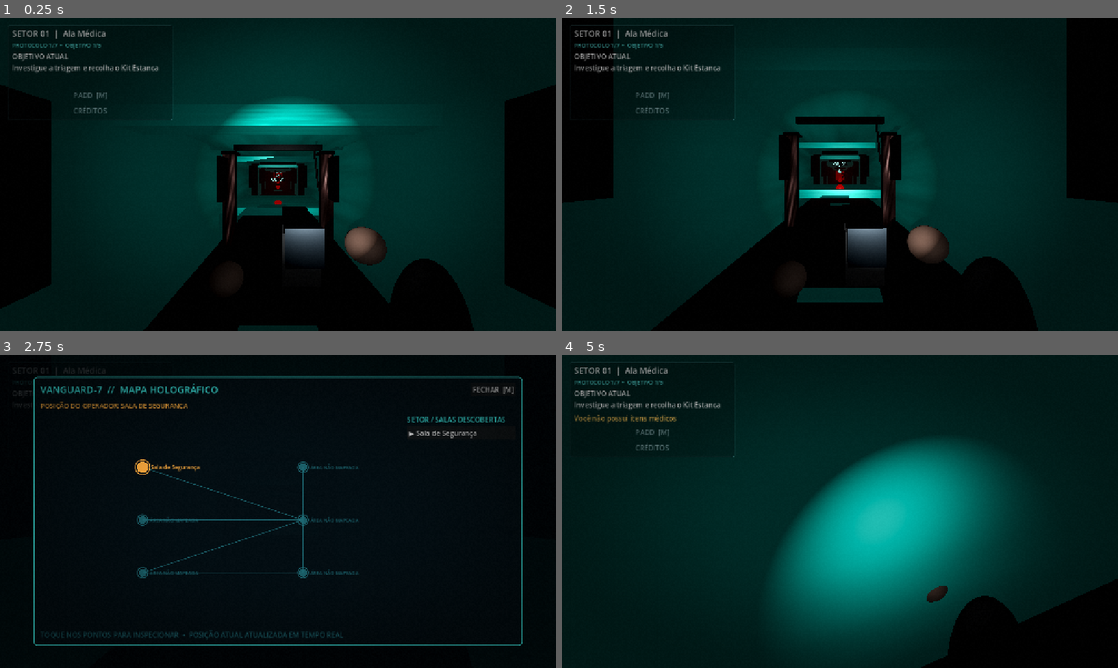
Above: before the commit, frames 1-4 (two rows, left to right).
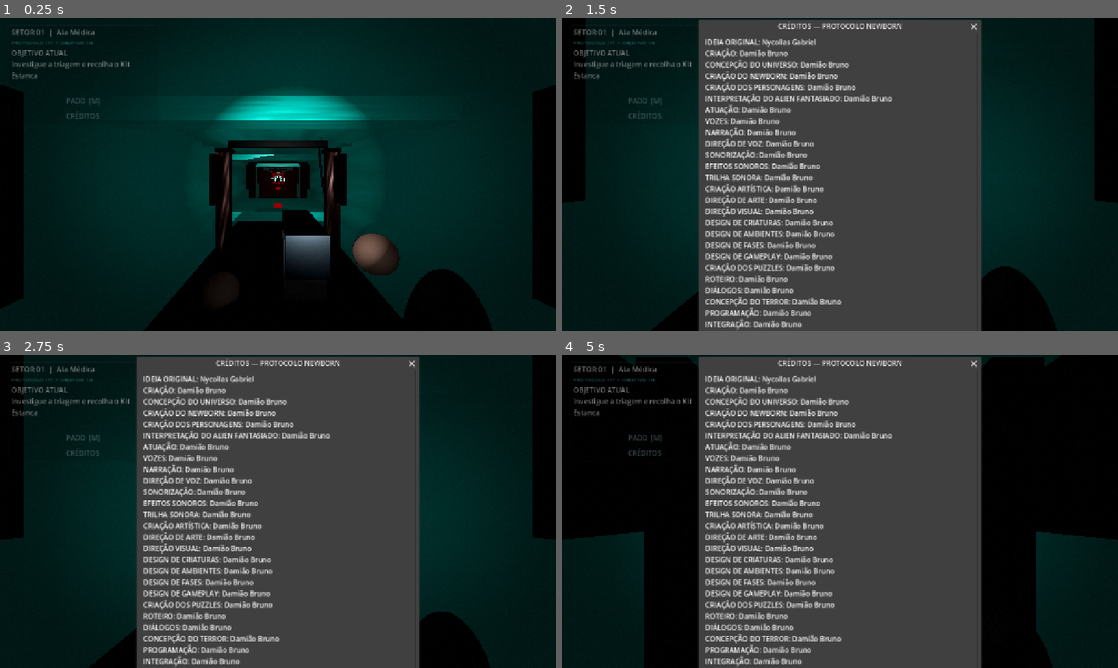
Above: after the commit, the same moments.

Repository: Dracko8891/NEWBORN
Game: Godot game, scene res://scenes/main.tscn
Two runs of this game, one before a commit and one after it. Both use one fixed random seed, a clock stepped at 60 frames per second and the inputs below.
Inputs (mouse positions are in pixels of both pictures, inside the frame that each line leads up to):
- Up to frame 1 (0.25 s): no input
- Up to frame 2 (1.5 s): click "CRÉDITOS" at 0.5 s; click (840, 290) at 1.25 s, where only the run before the commit has a clickable "OK"
- Up to frame 3 (2.75 s): click "PADD [M]" at 2 s
- Up to frame 4 (5 s): click (1056, 389) at 2.75 s, where only the run before the commit has a clickable "FECHAR [M]"; tap Enter at 3.5 s; move the mouse to (867, 511) at 3.52 s; hold L (flashlight) 3.53-4.28 s; hold W (move_forward) from 3.53 s (still down); click (867, 511) at 3.67 s; tap B (use_battery) at 3.8, 4.35 s; move the mouse to (812, 511) at 4.27 s; tap H (use_medical) at 4.55 s

The runs differ from the first frame. In frame 1, 14% of the frame differs, in the area x 2-96%, y 2-100%; in frame 2, 55%; in frame 3, 63%; in frame 4, 74%, in the area x 0-100%, y 0-100%.

Commit message:
Add panic telemetry and reactive radial horror effects

Diff:
--- a/scripts/campaign_hud.gd
+++ b/scripts/campaign_hud.gd
@@ -29,46 +29,47 @@
 	panel.position = Vector2(18, 16)
 	panel.custom_minimum_size = Vector2(310, 0)
 	panel.size = Vector2(310, 112)
+	panel.modulate = Color(1, 1, 1, 0.78)
 	var glass := StyleBoxFlat.new()
-	glass.bg_color = Color(0.012, 0.022, 0.028, 0.22)
-	glass.border_color = Color(0.35, 0.62, 0.65, 0.18)
+	glass.bg_color = Color(0.012, 0.022, 0.028, 0.10)
+	glass.border_color = Color(0.35, 0.62, 0.65, 0.10)
 	glass.set_border_width_all(1)
 	glass.set_corner_radius_all(3)
-	glass.content_margin_left = 10
-	glass.content_margin_right = 10
-	glass.content_margin_top = 6
-	glass.content_margin_bottom = 6
+	glass.content_margin_left = 8
+	glass.content_margin_right = 8
+	glass.content_margin_top = 4
+	glass.content_margin_bottom = 4
 	panel.add_theme_stylebox_override("panel", glass)
 	add_child(panel)
 	var column := VBoxContainer.new()
-	column.add_theme_constant_override("separation", 5)
+	column.add_theme_constant_override("separation", 4)
 	panel.add_child(column)
 	chapter_label = Label.new()
-	chapter_label.add_theme_font_size_override("font_size", 19)
+	chapter_label.add_theme_font_size_override("font_size", 17)
 	chapter_label.text = "PROTOCOLO NEWBORN"
 	column.add_child(chapter_label)
 	progress_label = Label.new()
-	progress_label.add_theme_font_size_override("font_size", 13)
-	progress_label.modulate = Color(0.35, 0.9, 0.88)
+	progress_label.add_theme_font_size_override("font_size", 12)
+	progress_label.modulate = Color(0.35, 0.9, 0.88, 0.8)
 	column.add_child(progress_label)
 	objective_label = Label.new()
 	objective_label.autowrap_mode = TextServer.AUTOWRAP_WORD_SMART
-	objective_label.custom_minimum_size = Vector2(360, 52)
+	objective_label.custom_minimum_size = Vector2(330, 46)
 	column.add_child(objective_label)
 	message_label = Label.new()
 	message_label.autowrap_mode = TextServer.AUTOWRAP_WORD_SMART
-	message_label.modulate = Color(1.0, 0.78, 0.35)
+	message_label.modulate = Color(1.0, 0.78, 0.35, 0.85)
 	column.add_child(message_label)
 	var map_button := Button.new()
 	map_button.text = "PADD  [M]"
 	map_button.flat = true
-	map_button.modulate = Color(0.68, 0.82, 0.84, 0.72)
+	map_button.modulate = Color(0.68, 0.82, 0.84, 0.68)
 	map_button.pressed.connect(_toggle_map)
 	column.add_child(map_button)
 	var credits_button := Button.new()
 	credits_button.text = "CRÉDITOS"
 	credits_button.flat = true
-	credits_button.modulate = Color(0.68, 0.82, 0.84, 0.72)
+	credits_button.modulate = Color(0.68, 0.82, 0.84, 0.68)
 	credits_button.pressed.connect(_show_credits)
 	column.add_child(credits_button)
 
@@ -120,9 +121,41 @@
 		holographic_map.toggle_map()
 
 func _show_credits() -> void:
+	var credits := [
+		"IDEIA ORIGINAL: Nycollas Gabriel",
+		"CRIAÇÃO: Damião Bruno",
+		"CONCEPÇÃO DO UNIVERSO: Damião Bruno",
+		"CRIAÇÃO DO NEWBORN: Damião Bruno",
+		"CRIAÇÃO DOS PERSONAGENS: Damião Bruno",
+		"INTERPRETAÇÃO DO ALIEN FANTASIADO: Damião Bruno",
+		"ATUAÇÃO: Damião Bruno",
+		"VOZES: Damião Bruno",
+		"NARRAÇÃO: Damião Bruno",
+		"DIREÇÃO DE VOZ: Damião Bruno",
+		"SONORIZAÇÃO: Damião Bruno",
+	"EFEITOS SONOROS: Damião Bruno",
+		"TRILHA SONORA: Damião Bruno",
+		"CRIAÇÃO ARTÍSTICA: Damião Bruno",
+		"DIREÇÃO DE ARTE: Damião Bruno",
+		"DIREÇÃO VISUAL: Damião Bruno",
+		"DESIGN DE CRIATURAS: Damião Bruno",
+		"DESIGN DE AMBIENTES: Damião Bruno",
+		"DESIGN DE FASES: Damião Bruno",
+		"DESIGN DE GAMEPLAY: Damião Bruno",
+		"CRIAÇÃO DOS PUZZLES: Damião Bruno",
+		"ROTEIRO: Damião Bruno",
+		"DIÁLOGOS: Damião Bruno",
+		"CONCEPÇÃO DO TERROR: Damião Bruno",
+		"PROGRAMAÇÃO: Damião Bruno",
+		"INTEGRAÇÃO: Damião Bruno",
+		"PRODUÇÃO: Damião Bruno",
+		"IDEALIZAÇÃO E DIREÇÃO DO PROJETO: Damião Bruno",
+		"",
+		"RECURSOS DE TERCEIROS: manter os créditos e licenças dos respectivos autores."
+	]
 	var dialog := AcceptDialog.new()
 	dialog.title = "CRÉDITOS — PROTOCOLO NEWBORN"
-	dialog.dialog_text = "IDEIA ORIGINAL: Nycollas Gabriel\n\nCRIAÇÃO: Damião Bruno\nDIREÇÃO CRIATIVA: Damião Bruno\nROTEIRO: Damião Bruno\nNARRAÇÃO: Damião Bruno\nVOZES: Damião Bruno\nATUAÇÃO: Damião Bruno\nPERSONAGENS: Damião Bruno\nCONCEPÇÃO DO NEWBORN: Damião Bruno\nDIREÇÃO DE ARTE: Damião Bruno\nDIREÇÃO VISUAL: Damião Bruno\nDESIGN DE AMBIENTES: Damião Bruno\nDESIGN DE FASES: Damião Bruno\nDESIGN DE GAMEPLAY: Damião Bruno\nDESIGN DE PUZZLES: Damião Bruno\nPROGRAMAÇÃO E INTEGRAÇÃO: Damião Bruno\nPRODUÇÃO: Damião Bruno\n\nRECURSOS DE TERCEIROS: conforme créditos e licenças dos respectivos autores."
-	dialog.min_size = Vector2i(560, 560)
+	dialog.dialog_text = "\n".join(credits)
+	dialog.min_size = Vector2i(560, 680)
 	add_child(dialog)
 	dialog.popup_centered()
--- a/scripts/mobile_touch_controls.gd
+++ b/scripts/mobile_touch_controls.gd
@@ -21,6 +21,7 @@
 	set_anchors_and_offsets_preset(Control.PRESET_FULL_RECT)
 	mouse_filter = Control.MOUSE_FILTER_IGNORE
 	visible = OS.has_feature("mobile")
+	modulate.a = 0.58
 	z_index = 100
 	_rebuild_button_rects()
 	_build_sensitivity_ui()
@@ -48,6 +49,7 @@
 	settings_panel = PanelContainer.new()
 	settings_panel.name = "ControlTuning"
 	settings_panel.mouse_filter = Control.MOUSE_FILTER_STOP
+	settings_panel.modulate.a = 0.62
 	add_child(settings_panel)
 	var column := VBoxContainer.new()
 	column.add_theme_constant_override("separation", 2)
@@ -192,18 +194,17 @@
 func _draw() -> void:
 	if not visible:
 		return
-	modulate.a = 0.68
 	var s := get_viewport_rect().size
 	var radius := minf(s.x, s.y) * 0.14
 	var origin := joystick_origin if joystick_finger != -1 else Vector2(radius * 1.45, s.y - radius * 1.45)
-	draw_circle(origin, radius, Color(0.1, 0.42, 0.48, 0.075))
-	draw_arc(origin, radius, 0.0, TAU, 40, Color(0.42, 0.72, 0.74, 0.20), 1.3)
-	draw_circle(origin + joystick_vector * radius, radius * 0.34, Color(0.48, 0.78, 0.78, 0.22))
+	draw_circle(origin, radius, Color(0.1, 0.42, 0.48, 0.045))
+	draw_arc(origin, radius, 0.0, TAU, 40, Color(0.42, 0.72, 0.74, 0.13), 1.2)
+	draw_circle(origin + joystick_vector * radius, radius * 0.34, Color(0.48, 0.78, 0.78, 0.13))
 	var labels := {"interact":"F", "crouch":"C", "sprint":"RUN", "flashlight":"L", "medical":"MED", "battery":"BAT"}
 	for action in button_rects:
 		var rect: Rect2 = button_rects[action]
 		var scale := float(button_scales.get(action, 1.0))
 		var button_radius := rect.size.x * 0.48 * scale
-		draw_circle(rect.get_center(), button_radius, Color(0.025, 0.045, 0.052, 0.24))
-		draw_arc(rect.get_center(), button_radius, 0.0, TAU, 32, Color(0.48, 0.72, 0.74, 0.38), 1.4)
-		draw_string(ThemeDB.fallback_font, rect.position + Vector2(8, rect.size.y * 0.58), labels[action], HORIZONTAL_ALIGNMENT_CENTER, rect.size.x - 16, 14, Color(0.78, 0.88, 0.88, 0.76))
+		draw_circle(rect.get_center(), button_radius, Color(0.025, 0.045, 0.052, 0.12))
+		draw_arc(rect.get_center(), button_radius, 0.0, TAU, 32, Color(0.48, 0.72, 0.74, 0.24), 1.2)
+		draw_string(ThemeDB.fallback_font, rect.position + Vector2(8, rect.size.y * 0.58), labels[action], HORIZONTAL_ALIGNMENT_CENTER, rect.size.x - 16, 14, Color(0.78, 0.88, 0.88, 0.58))
--- a/scripts/player_controller.gd
+++ b/scripts/player_controller.gd
@@ -229,10 +229,14 @@
 	look_enabled = true
 	GameState.save_game()
 
+func _log_resource_usage(resource_name: String) -> void:
+	get_tree().call_group("panic_event_recorder", "record_resource", resource_name, GameState.inventory.size())
+
 func use_medical_resource() -> void:
 	for item_id in ["kit_estanca", "hemostatic_kit", "bandage", "curativo", "kit_medico", "first_aid_kit", "medkit", "hypo_spray", "hipospray"]:
 		if GameState.has_item(item_id):
 			GameState.use_item(item_id, self)
+			_log_resource_usage("MEDICAL:" + item_id)
 			return
 	GameState.notification_requested.emit("Você não possui itens médicos")
 
@@ -240,6 +244,7 @@
 	for item_id in ["bateria", "battery", "energy_cell", "celula_energia"]:
 		if GameState.has_item(item_id):
 			GameState.use_item(item_id, self)
+			_log_resource_usage("BATTERY:" + item_id)
 			return
 	GameState.notification_requested.emit("Você não possui baterias")
 
--- a/systems/horror_atmosphere.gd
+++ b/systems/horror_atmosphere.gd
@@ -1,8 +1,10 @@
 extends Node3D
-## Lightweight cinematic layer: one screen shader, low-count CPU dust and a tiny first-person viewmodel.
+## Cinematic horror layer: compatibility-safe post-process, first-person viewmodel and panic telemetry.
 
 const DUST_COUNT := 36
-const BASE_FOV := 70.0
+const BASE_FOV := 64.0
+const HUNT_FOV := 54.0
+const TELEMETRY_INTERVAL := 1.0
 
 var _player: Node3D
 var _camera: Camera3D
@@ -12,10 +14,12 @@
 var _shader_material: ShaderMaterial
 var _viewmodel: Node3D
 var _time := 0.0
-var _fov_offset := 0.0
 var _heartbeat := 0.0
 var _enemy: Node3D
 var _photosensitive := false
+var _panic_recorder: Node
+var _telemetry_timer := 0.0
+var _last_enemy_state := -1
 
 func _ready() -> void:
 	_player = get_tree().get_first_node_in_group("player") as Node3D
@@ -25,12 +29,24 @@
 	_flashlight = _player.get_node_or_null("Head/Camera3D/Flashlight") as SpotLight3D
 	if _camera == null:
 		return
+	_camera.fov = BASE_FOV
 	var game_state := get_node_or_null("/root/GameState")
 	_photosensitive = bool(game_state.get("photosensitive_mode")) if game_state != null else false
 	_create_viewmodel()
 	_create_screen_overlay()
 	_create_dust()
+	_create_panic_recorder()
 	_enemy = get_tree().get_first_node_in_group("noise_listeners") as Node3D
+
+func _create_panic_recorder() -> void:
+	var recorder_script := load("res://systems/panic_event_recorder.gd") as Script
+	if recorder_script == null:
+		push_warning("PanicEventRecorder ausente; telemetria desativada.")
+		return
+	_panic_recorder = Node.new()
+	_panic_recorder.name = "DeveloperPanicEventRecorder"
+	_panic_recorder.set_script(recorder_script)
+	add_child(_panic_recorder)
 
 func _create_screen_overlay() -> void:
 	var layer := CanvasLayer.new()
@@ -38,7 +54,7 @@
 	layer.layer = 40
 	add_child(layer)
 	_overlay = ColorRect.new()
-	_overlay.name = "FilmAndVignette"
+	_overlay.name = "FilmVignetteRadialDollyZoom"
 	_overlay.mouse_filter = Control.MOUSE_FILTER_IGNORE
 	_overlay.set_anchors_and_offsets_preset(Control.PRESET_FULL_RECT)
 	_shader_material = ShaderMaterial.new()
@@ -53,6 +69,7 @@
 uniform float clock = 0.0;
 uniform float threat = 0.0;
 uniform float crt_scan = 0.0;
+uniform float radial_blur = 0.0;
 float hash21(vec2 p) {
 	p = fract(p * vec2(123.34, 456.21));
 	p += dot(p, p + 45.32);
@@ -63,16 +80,23 @@
 	vec2 centered = uv - vec2(0.5);
 	float edge = smoothstep(0.22, 0.78, length(centered) * 1.38);
 	vec2 direction = normalize(centered + vec2(0.0001));
-	float shift = chromatic * edge * 0.0025;
+	vec2 radial_step = -centered * radial_blur * 0.075;
+	vec3 scene = vec3(0.0);
+	for (int i = 0; i < 5; i++) {
+		float t = float(i) / 4.0;
+		scene += texture(screen_texture, uv + radial_step * t).rgb;
+	}
+	scene /= 5.0;
+	float shift = chromatic * edge * 0.0035;
 	vec3 col;
 	col.r = texture(screen_texture, uv + direction * shift).r;
-	col.g = texture(screen_texture, uv).g;
+	col.g = scene.g;
 	col.b = texture(screen_texture, uv - direction * shift).b;
 	float noise = hash21(floor(uv * vec2(1280.0, 720.0) + clock * 37.0));
 	float grain = (noise - 0.5) * grain_strength;
 	float scan = sin(uv.y * 920.0 + clock * 2.0) * crt_scan * 0.025;
 	float interference = step(0.997, hash21(vec2(floor(clock * 3.0), floor(uv.y * 12.0)))) * threat * 0.035;
-	float vignette = 1.0 - edge * (vignette_strength + pulse * 0.12);
+	float vignette = 1.0 - edge * (vignette_strength + pulse * 0.16);
 	col = col * vignette + grain + scan + interference;
 	COLOR = vec4(col, 1.0);
 }
@@ -95,6 +119,7 @@
 	_add_sphere(_viewmodel, "LeftHand", Vector3(-0.18, -0.36, -0.77), Vector3(0.12, 0.10, 0.16), skin)
 	_add_box(_viewmodel, "KineticFlashlightBody", Vector3(0.08, -0.23, -0.92), Vector3(0.12, 0.12, 0.48), metal)
 	_add_box(_viewmodel, "FlashlightGrip", Vector3(0.08, -0.29, -0.82), Vector3(0.13, 0.18, 0.14), sleeve)
+	_add_box(_viewmodel, "TricorderBody", Vector3(-0.22, -0.48, -0.72), Vector3(0.18, 0.22, 0.045), metal)
 
 func _create_dust() -> void:
 	_dust = GPUParticles3D.new()
@@ -131,31 +156,50 @@
 	if is_instance_valid(_dust) and _dust.is_inside_tree() and _camera.is_inside_tree():
 		_dust.global_position = _camera.global_position + -_camera.global_basis.z * 3.0
 		_dust.emitting = _flashlight != null and _flashlight.visible
+
 	var enemy_distance := 100.0
-	var hunting := false
+	var enemy_state := -1
+	var observing_or_hunting := false
 	if is_instance_valid(_enemy) and _enemy.is_inside_tree() and _player.is_inside_tree():
 		enemy_distance = _player.global_position.distance_to(_enemy.global_position)
 		var state_value: Variant = _enemy.get("state")
-		hunting = state_value != null and int(state_value) in [2, 3, 5]
-	var fear := clampf(1.0 - enemy_distance / 12.0, 0.0, 1.0)
-	var target_fov := lerpf(BASE_FOV, 56.0, fear) if hunting else lerpf(BASE_FOV, 64.0, fear * 0.45)
-	_fov_offset = move_toward(_fov_offset, target_fov - BASE_FOV, delta * (2.0 if hunting else 3.2))
-	_camera.fov = BASE_FOV + _fov_offset
-	var heartbeat_rate := 1.0 + fear * 1.8
-	_heartbeat = (sin(_time * TAU * heartbeat_rate) * 0.5 + 0.5) * fear
+		if state_value != null:
+			enemy_state = int(state_value)
+			observing_or_hunting = enemy_state in [0, 3, 5]
+	var proximity_fear := clampf(1.0 - enemy_distance / 14.0, 0.0, 1.0)
+	var game_state := get_node_or_null("/root/GameState")
+	var health_level := int(game_state.get("health_state")) if game_state != null else 0
+	var injury_factor := clampf(float(health_level) / 2.0, 0.0, 1.0)
+	var panic := clampf(proximity_fear * 0.78 + injury_factor * 0.22, 0.0, 1.0)
+	var fear := maxf(proximity_fear, injury_factor * 0.72)
+	var target_fov := lerpf(BASE_FOV, HUNT_FOV, fear) if observing_or_hunting or enemy_distance < 8.0 else BASE_FOV
+	_camera.fov = move_toward(_camera.fov, target_fov, delta * (7.0 if observing_or_hunting else 4.0))
+
+	var bpm_estimate := int(round(72.0 + panic * 72.0 + injury_factor * 14.0))
+	var heartbeat_rate := float(bpm_estimate) / 60.0
+	_heartbeat = (sin(_time * TAU * heartbeat_rate) * 0.5 + 0.5) * panic
 	var camera_bob := sin(_time * 1.7) * 0.008
 	if is_instance_valid(_viewmodel):
-		_viewmodel.position.y = camera_bob
-		_viewmodel.rotation.z = sin(_time * 1.1) * 0.012 + fear * sin(_time * 8.0) * 0.018
-		_viewmodel.rotation.x = fear * sin(_time * 11.0) * 0.012
+		_viewmodel.position.y = camera_bob - panic * 0.012
+		_viewmodel.rotation.z = sin(_time * 1.1) * 0.012 + panic * sin(_time * 8.0) * 0.024
+		_viewmodel.rotation.x = panic * sin(_time * 11.0) * 0.016
 	if _shader_material != null:
 		_shader_material.set_shader_parameter("clock", _time)
-		_shader_material.set_shader_parameter("pulse", 0.0 if _photosensitive else _heartbeat)
-		_shader_material.set_shader_parameter("chromatic", 0.0 if _photosensitive else fear * (1.0 if hunting else 0.35))
+		_shader_material.set_shader_parameter("pulse", 0.0 if _photosensitive else panic)
+		_shader_material.set_shader_parameter("chromatic", 0.0 if _photosensitive else panic * (1.1 if observing_or_hunting else 0.4))
 		_shader_material.set_shader_parameter("grain_strength", 0.009 if _photosensitive else 0.018)
-		_shader_material.set_shader_parameter("vignette_strength", 0.28 if _photosensitive else 0.42)
-		_shader_material.set_shader_parameter("threat", 0.0 if _photosensitive else fear)
-		_shader_material.set_shader_parameter("crt_scan", 0.0 if _photosensitive else (1.0 if enemy_distance < 8.0 or hunting else 0.0))
+		_shader_material.set_shader_parameter("vignette_strength", 0.30 if _photosensitive else 0.42 + injury_factor * 0.18)
+		_shader_material.set_shader_parameter("threat", 0.0 if _photosensitive else proximity_fear)
+		_shader_material.set_shader_parameter("crt_scan", 0.0 if _photosensitive else (1.0 if enemy_distance < 8.0 or observing_or_hunting else 0.0))
+		_shader_material.set_shader_parameter("radial_blur", 0.0 if _photosensitive else panic * (0.85 if observing_or_hunting else 0.48) + injury_factor * 0.45)
+
+	_telemetry_timer += delta
+	if _panic_recorder != null and _telemetry_timer >= TELEMETRY_INTERVAL:
+		_telemetry_timer = 0.0
+		_panic_recorder.call("record_sample", panic, bpm_estimate, enemy_distance, enemy_state, health_level)
+	if enemy_state != _last_enemy_state and _last_enemy_state != -1 and _panic_recorder != null:
+		_panic_recorder.call("record_event", "AI_STATE", "state_%d_to_%d" % [_last_enemy_state, enemy_state], panic, bpm_estimate, enemy_distance, enemy_state, health_level)
+	_last_enemy_state = enemy_state
 
 func _material(color: Color, roughness: float, metallic: float = 0.0) -> StandardMaterial3D:
 	var material := StandardMaterial3D.new()
@@ -163,7 +207,6 @@
 	material.roughness = roughness
 	material.metallic = metallic
 	return material
-
 
 func _add_capsule(parent: Node3D, label: String, position: Vector3, scale_value: Vector3, material: Material) -> MeshInstance3D:
 	var node := MeshInstance3D.new()
@@ -178,7 +221,6 @@
 	parent.add_child(node)
 	return node
 
-
 func _add_sphere(parent: Node3D, label: String, position: Vector3, scale_value: Vector3, material: Material) -> MeshInstance3D:
 	var node := MeshInstance3D.new()
 	node.name = label
@@ -192,7 +234,6 @@
 	parent.add_child(node)
 	return node
 
-
 func _add_box(parent: Node3D, label: String, position: Vector3, size: Vector3, material: Material) -> MeshInstance3D:
 	var node := MeshInstance3D.new()
 	node.name = label
--- /dev/null
+++ b/systems/panic_event_recorder.gd
@@ -0,0 +1,82 @@
+extends Node
+## Developer telemetry: sampled panic context and discrete gameplay/resource events.
+## Heart rate is a gameplay estimate, not a physiological measurement.
+
+const LOG_PATH := "user://panic_events.csv"
+var _player: Node3D
+var _last_panic_bucket := -1
+var _last_resource_snapshot := ""
+
+func _ready() -> void:
+	add_to_group("panic_event_recorder")
+	_player = get_tree().get_first_node_in_group("player") as Node3D
+	if not FileAccess.file_exists(LOG_PATH):
+		var initial := FileAccess.open(LOG_PATH, FileAccess.WRITE)
+		if initial != null:
+			initial.store_line("timestamp,chapter,event,panic,estimated_bpm,enemy_distance_m,enemy_state,health_state,flashlight_seconds,stamina,inventory_count,detail")
+			initial.close()
+	print("[PANIC] Telemetria iniciada. CSV: ", LOG_PATH)
+
+func record_sample(panic: float, bpm: int, enemy_distance: float, enemy_state: int, health: int) -> void:
+	if not is_instance_valid(_player):
+		_player = get_tree().get_first_node_in_group("player") as Node3D
+	var bucket := int(floor(clampf(panic, 0.0, 1.0) * 10.0))
+	if bucket != _last_panic_bucket:
+		_last_panic_bucket = bucket
+		record_event("PANIC_LEVEL", "bucket_%02d" % bucket, panic, bpm, enemy_distance, enemy_state, health)
+	else:
+		_write_row("SAMPLE", "", panic, bpm, enemy_distance, enemy_state, health)
+		print("[PANIC] %.0f%% | FC simulada %d BPM | Newborn %.1fm | IA %s | vida %d" % [panic * 100.0, bpm, enemy_distance, _state_name(enemy_state), health])
+
+func record_resource(resource_name: String, remaining_count: int = -1) -> void:
+	var panic := 0.0
+	var bpm := 72
+	var distance := 100.0
+	var state := -1
+	var health := 0
+	if is_instance_valid(_player):
+		var game_state := get_node_or_null("/root/GameState")
+		health = int(game_state.get("health_state")) if game_state != null else 0
+		distance = _enemy_distance()
+		state = _enemy_state()
+		panic = clampf(1.0 - distance / 14.0, 0.0, 1.0) * 0.78 + float(health) * 0.11
+		bpm = int(round(72.0 + panic * 72.0 + float(health) * 7.0))
+	record_event("RESOURCE_USED", resource_name + "|remaining=" + str(remaining_count), panic, bpm, distance, state, health)
+
+func record_event(event_name: String, detail: String, panic: float, bpm: int, enemy_distance: float, enemy_state: int, health: int) -> void:
+	_write_row(event_name, detail, panic, bpm, enemy_distance, enemy_state, health)
+	print_rich("[color=orange][PANIC EVENT][/color] %s | %s | panic %.0f%% | FC~%d BPM | Newborn %.1fm | %s" % [event_name, detail, panic * 100.0, bpm, enemy_distance, _state_name(enemy_state)])
+
+func _write_row(event_name: String, detail: String, panic: float, bpm: int, enemy_distance: float, enemy_state: int, health: int) -> void:
+	var file := FileAccess.open(LOG_PATH, FileAccess.READ_WRITE)
+	if file == null:
+		file = FileAccess.open(LOG_PATH, FileAccess.WRITE_READ)
+	if file == null:
+		push_warning("Não foi possível gravar telemetry CSV: " + LOG_PATH)
+		return
+	file.seek_end()
+	var chapter := int(get_node_or_null("/root/GameState").get("chapter")) if get_node_or_null("/root/GameState") != null else 0
+	var flashlight := float(_player.get("flashlight_charge")) if is_instance_valid(_player) else 0.0
+	var stamina := float(_player.get("stamina")) if is_instance_valid(_player) else 0.0
+	var game_state := get_node_or_null("/root/GameState")
+	var inventory_count := int(game_state.get("inventory").size()) if game_state != null else 0
+	file.store_line("%s,%d,%s,%.3f,%d,%.2f,%s,%d,%.1f,%.1f,%d,%s" % [Time.get_datetime_string_from_system(), chapter, event_name, panic, bpm, enemy_distance, _state_name(enemy_state), health, flashlight, stamina, inventory_count, detail.replace(",", ";")])
+	file.close()
+
+func _enemy_distance() -> float:
+	var enemy := get_tree().get_first_node_in_group("noise_listeners") as Node3D
+	return _player.global_position.distance_to(enemy.global_position) if is_instance_valid(enemy) and is_instance_valid(_player) else 100.0
+
+func _enemy_state() -> int:
+	var enemy := get_tree().get_first_node_in_group("noise_listeners")
+	return int(enemy.get("state")) if enemy != null and enemy.get("state") != null else -1
+
+func _state_name(state: int) -> String:
+	match state:
+		0: return "OBSERVE"
+		1: return "PATROL"
+		2: return "INVESTIGATE"
+		3: return "HUNT"
+		4: return "STUNNED"
+		5: return "MIMIC_AMBUSH"
+		_: return "UNKNOWN"
Not shown, changed: CREDITOS.md
